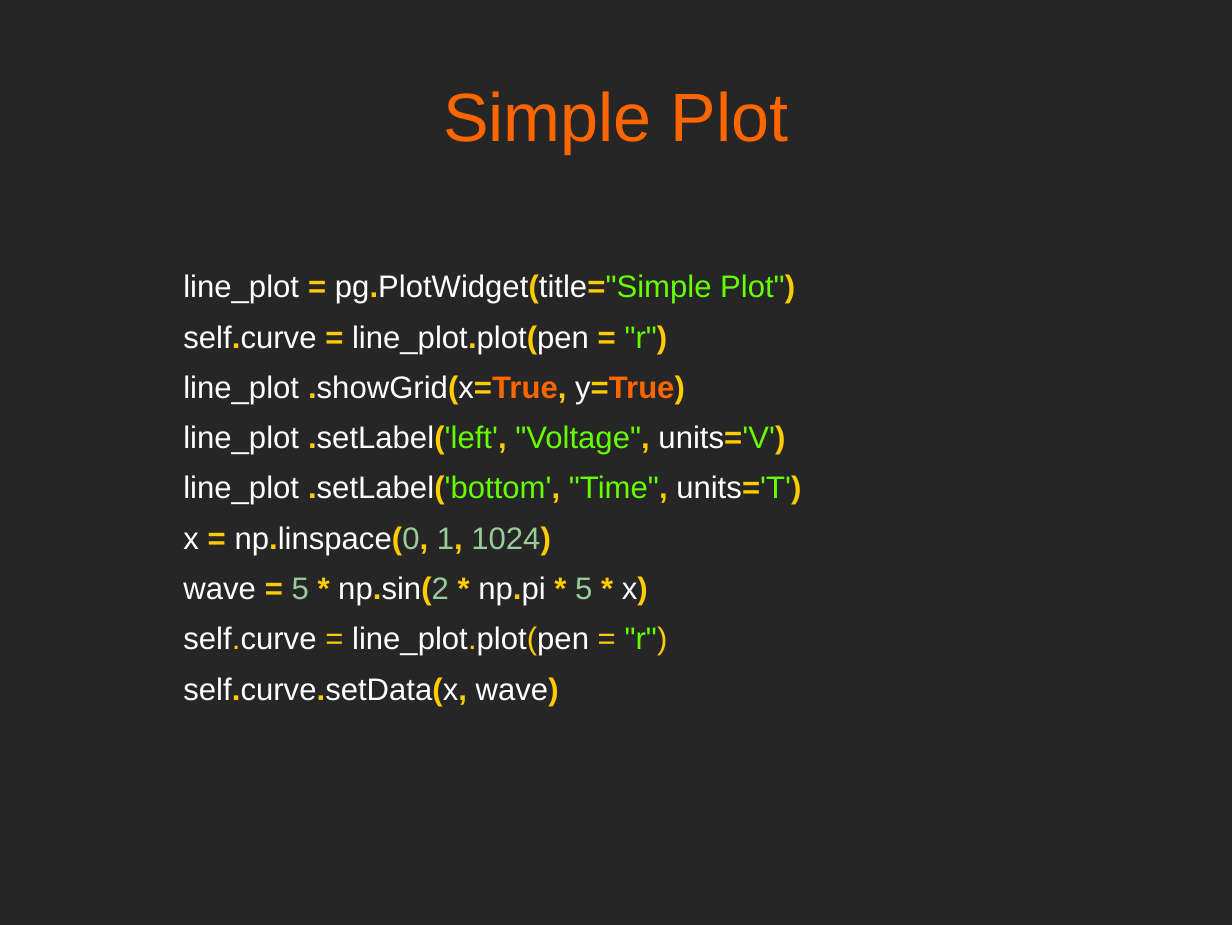
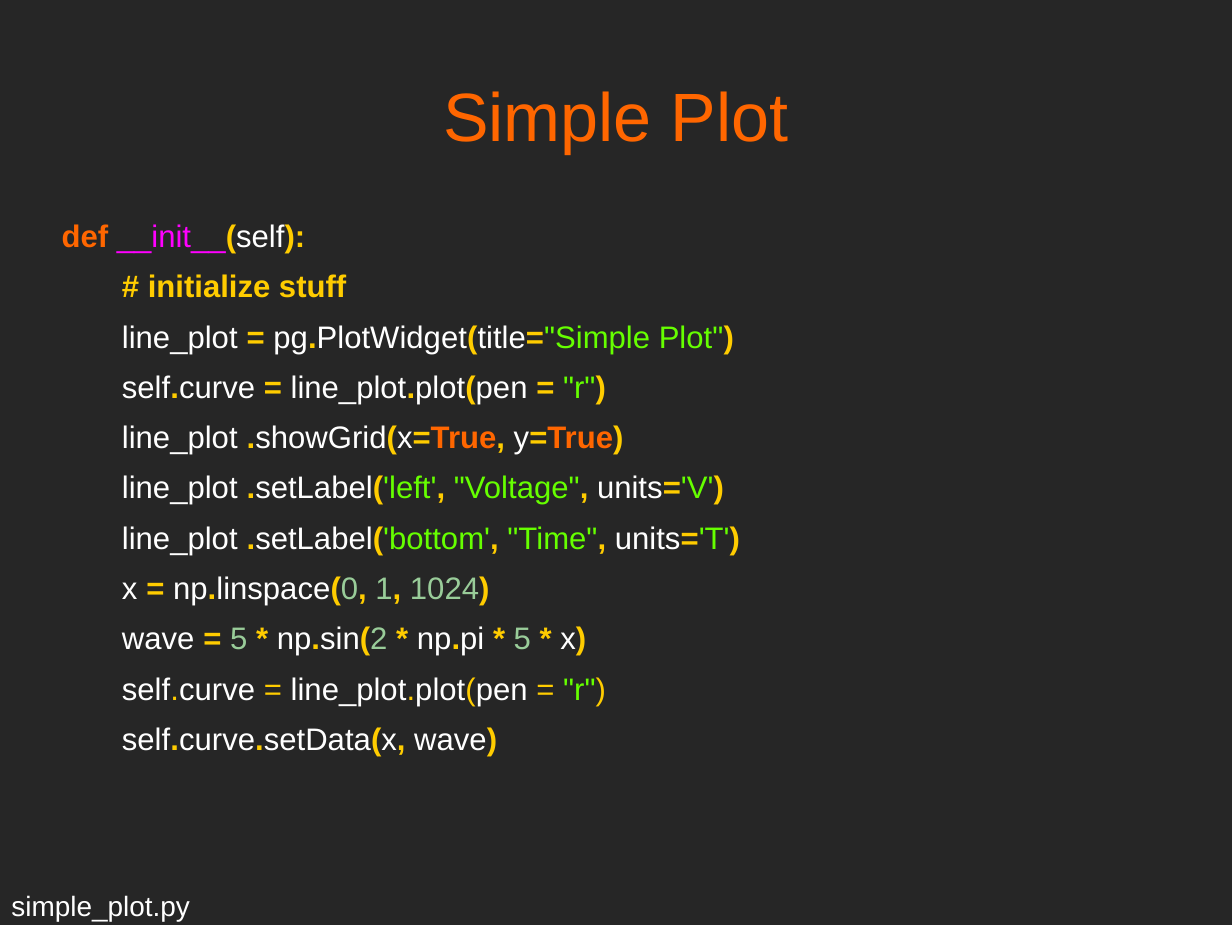
Before and after one commit to mfarhan12/qt-presentation, a slide deck: slide 21 of OPAG QT Presentation.odp. Drawn at 1232x925 pixels with LibreOffice and Linux fonts; fonts in the diff are those of the drawing. Boxes give left, top, right and bottom in pixels: in the first picture for what was removed or moved away, otherwise in the second. Text is boxed around its words. In the diff, an @@ line names an element or a change of style, - is before the commit and + after.

```diff
--- a/OPAG QT Presentation.odp
+++ b/OPAG QT Presentation.odp
@@ text at (62, 224, 346, 298): paragraphs added @@
+def __init__(self):
+# initialize stuff
@@ text added at (11, 895, 190, 921), 18 pt, text #FFFFFF @@
+simple_plot.py
```
Also in this commit, not shown: 13 other slides changed, 1 other file.
